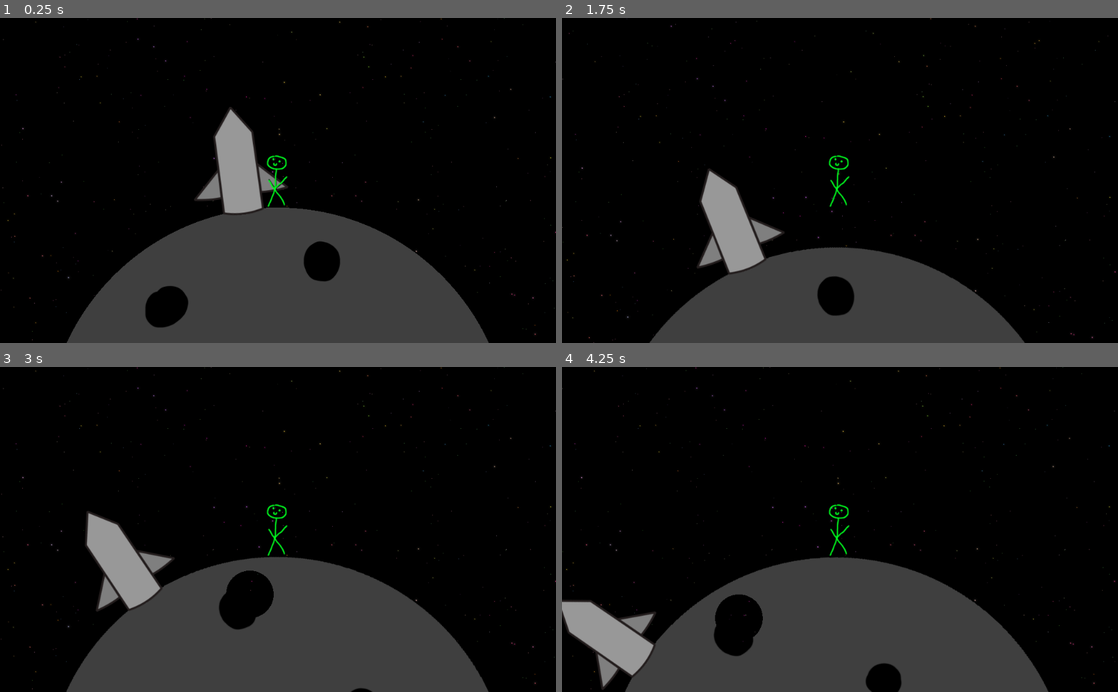
Above: before the commit, frames 1-4 (two rows, left to right).
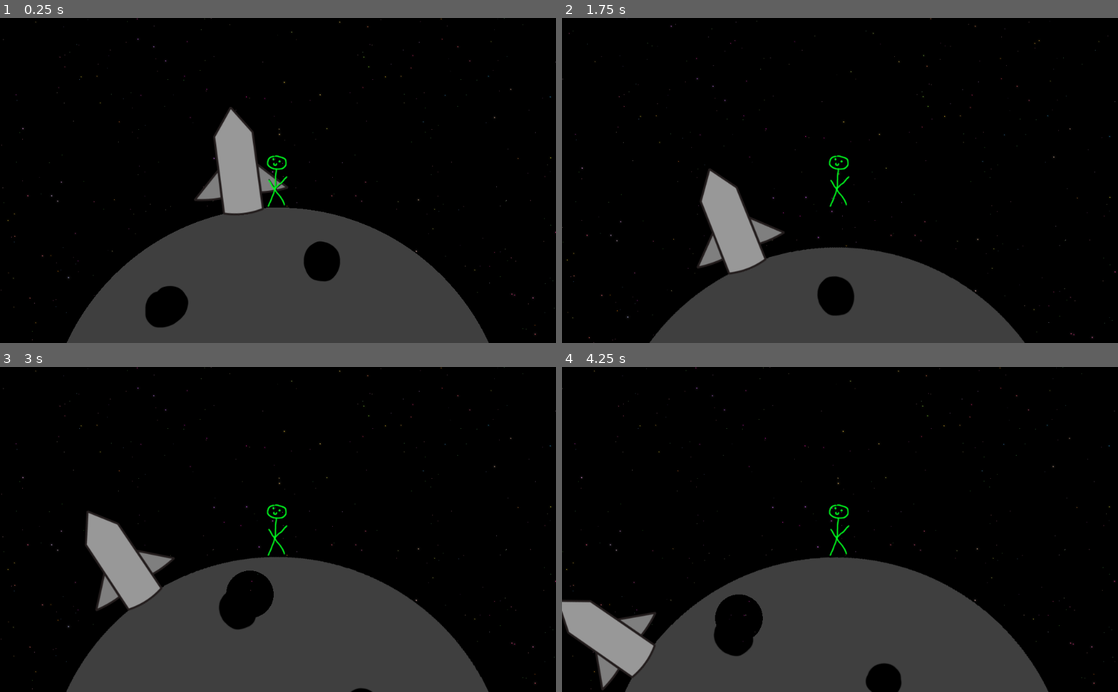
Above: after the commit, the same moments.

Repository: mariothedog/Holes-Theme
Game: Godot game, scene res://Asteroids/Asteroid Scene.tscn
Two runs of this game, one before a commit and one after it. Both use one fixed random seed, a clock stepped at 60 frames per second and the inputs below. This scene is started directly instead of the project's main scene.
Inputs (mouse positions are in pixels of both pictures, inside the frame that each line leads up to):
- Up to frame 1 (0.25 s): no input
- Up to frame 2 (1.75 s): tap Enter at 0.5 s; move the mouse to (962, 164) at 0.52 s; hold D (turn_right) from 0.53 s (still down); click (962, 164) at 0.67 s; tap W (thrust) at 0.77, 1.52 s; move the mouse to (728, 196) at 1.27 s; click (728, 196) at 1.42 s
- Up to frame 3 (3 s): move the mouse to (333, 458) at 2.02 s; release D (turn_right) at 2.03 s; hold A (turn_left) 2.03-2.78 s; click (333, 458) at 2.17 s; move the mouse to (250, 594) at 2.77 s; hold D (turn_right) from 2.78 s (still down); click (250, 594) at 2.92 s
- Up to frame 4 (4.25 s): keep holding D (turn_right); tap W (thrust) at 3.02, 3.77 s; move the mouse to (1006, 578) at 3.52 s; click (1006, 578) at 3.67 s

The runs differ from the first frame. In frame 1, less than 0.1% of the frame differs, in the area x 40-52%, y 28-61%; in frame 2, less than 0.1%; in frame 3, less than 0.1%; in frame 4, 0.1%, in the area x 0-17%, y 72-99%.

Commit message:
You can now go back to space from the asteroid

Diff:
--- a/Asteroids/Asteroid Object.gd
+++ b/Asteroids/Asteroid Object.gd
@@ -30,3 +30,7 @@
 	$Sprite.material.set_shader_param("number_of_holes", number_of_holes)
 
 	number_of_holes += 1
+
+func _on_Rocket_Click_Detection_input_event(_viewport, event, _shape_idx):
+	if event is InputEventMouseButton and event.pressed and event.button_index == BUTTON_LEFT:
+		get_tree().change_scene("res://Space/Space.tscn")
--- a/Asteroids/Asteroid Object.tscn
+++ b/Asteroids/Asteroid Object.tscn
@@ -30,6 +30,9 @@
 [sub_resource type="CircleShape2D" id=3]
 radius = 430.0
 
+[sub_resource type="RectangleShape2D" id=4]
+extents = Vector2( 34.8434, 89.1721 )
+
 [node name="Asteroid Object" type="StaticBody2D"]
 script = ExtResource( 2 )
 
@@ -45,8 +48,14 @@
 [node name="CollisionShape2D2" type="CollisionShape2D" parent="Click Detection"]
 shape = SubResource( 3 )
 
-[node name="Rocket" type="Sprite" parent="."]
+[node name="Rocket Click Detection" type="Area2D" parent="."]
 position = Vector2( -75, -516 )
-rotation = -0.127709
+rotation = -0.122173
+
+[node name="Rocket" type="Sprite" parent="Rocket Click Detection"]
 texture = ExtResource( 3 )
+
+[node name="CollisionShape2D" type="CollisionShape2D" parent="Rocket Click Detection"]
+shape = SubResource( 4 )
 [connection signal="input_event" from="Click Detection" to="." method="_on_Click_Detection_input_event"]
+[connection signal="input_event" from="Rocket Click Detection" to="." method="_on_Rocket_Click_Detection_input_event"]
Not shown: 1 places in Asteroids/Asteroid Object.tscn that only renumber resources
